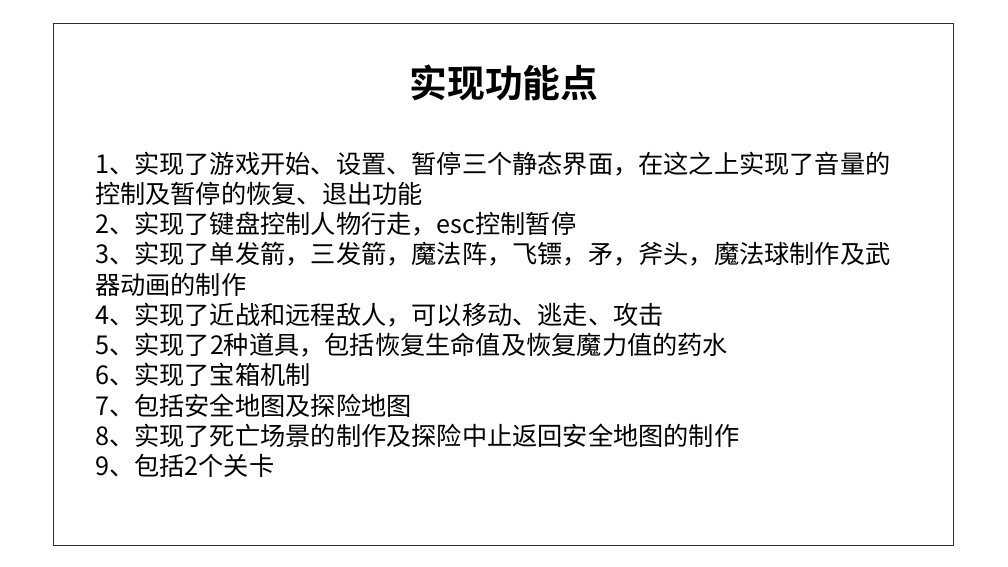
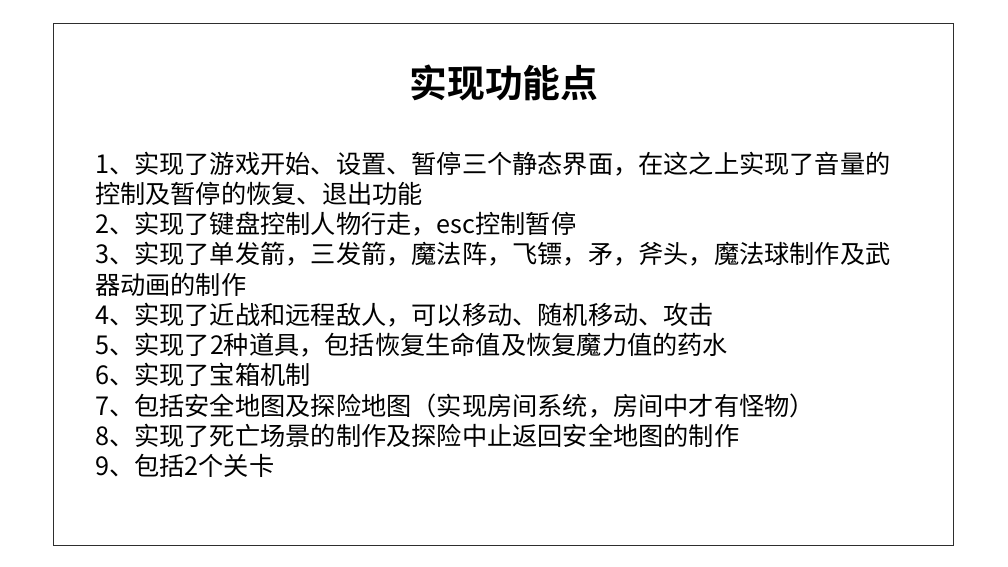
Before and after one commit to melonedo/fate-grand-rider, a slide deck: slide 9 of 大项目答辩ppt.pptx. Drawn at 1008x567 pixels with LibreOffice and Linux fonts; fonts in the diff are those of the drawing; background and template pictures are left out. Boxes give left, top, right and bottom in pixels: in the first picture for what was removed or moved away, otherwise in the second. Text is boxed around its words. In the diff, an @@ line names an element or a change of style, - is before the commit and + after.

```diff
--- a/大项目答辩ppt.pptx
+++ b/大项目答辩ppt.pptx
@@ text at (x1=95, y1=302, x2=714, y2=327): text changed @@
-4、实现了近战和远程敌人，可以移动、逃走、攻击
+4、实现了近战和远程敌人，可以移动、随机移动、攻击
@@ text at (x1=95, y1=393, x2=815, y2=418): text changed @@
-7、包括安全地图及探险地图
+7、包括安全地图及探险地图（实现房间系统，房间中才有怪物）
```
Also in this commit, not shown: 2 other slides changed.
